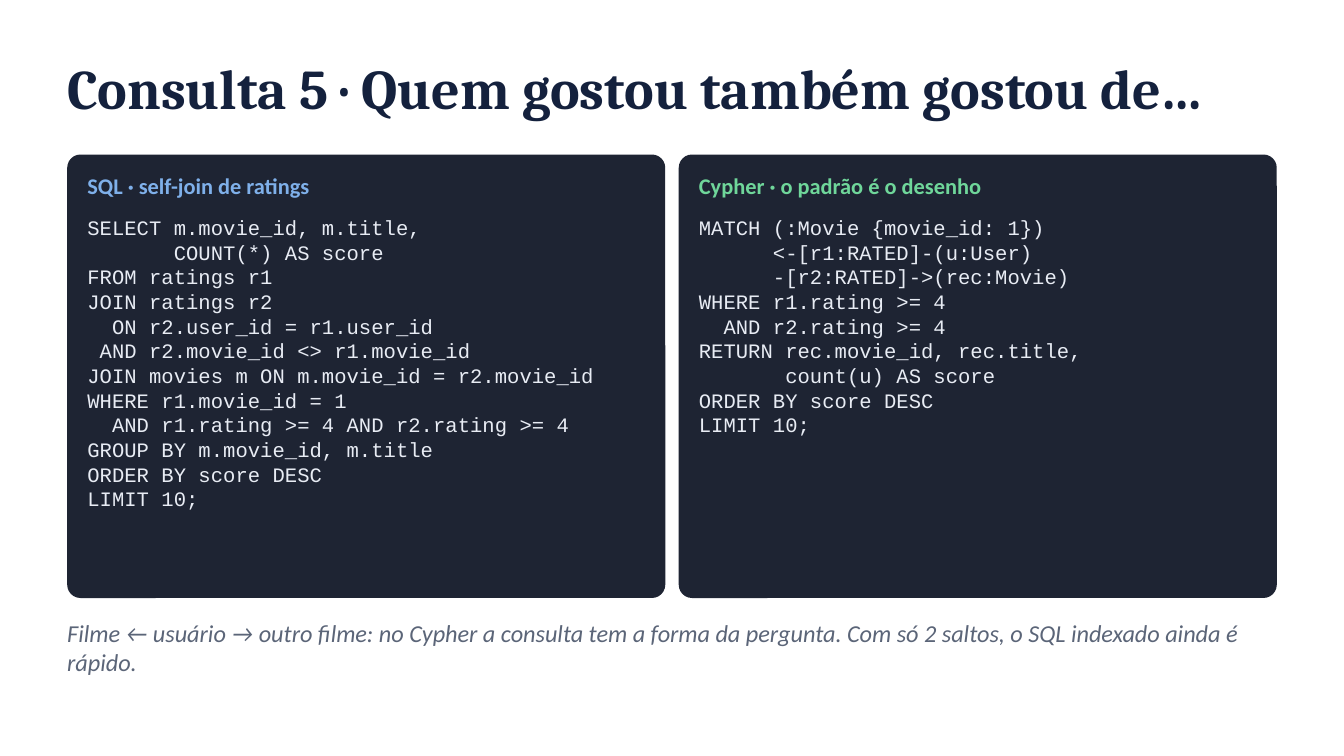
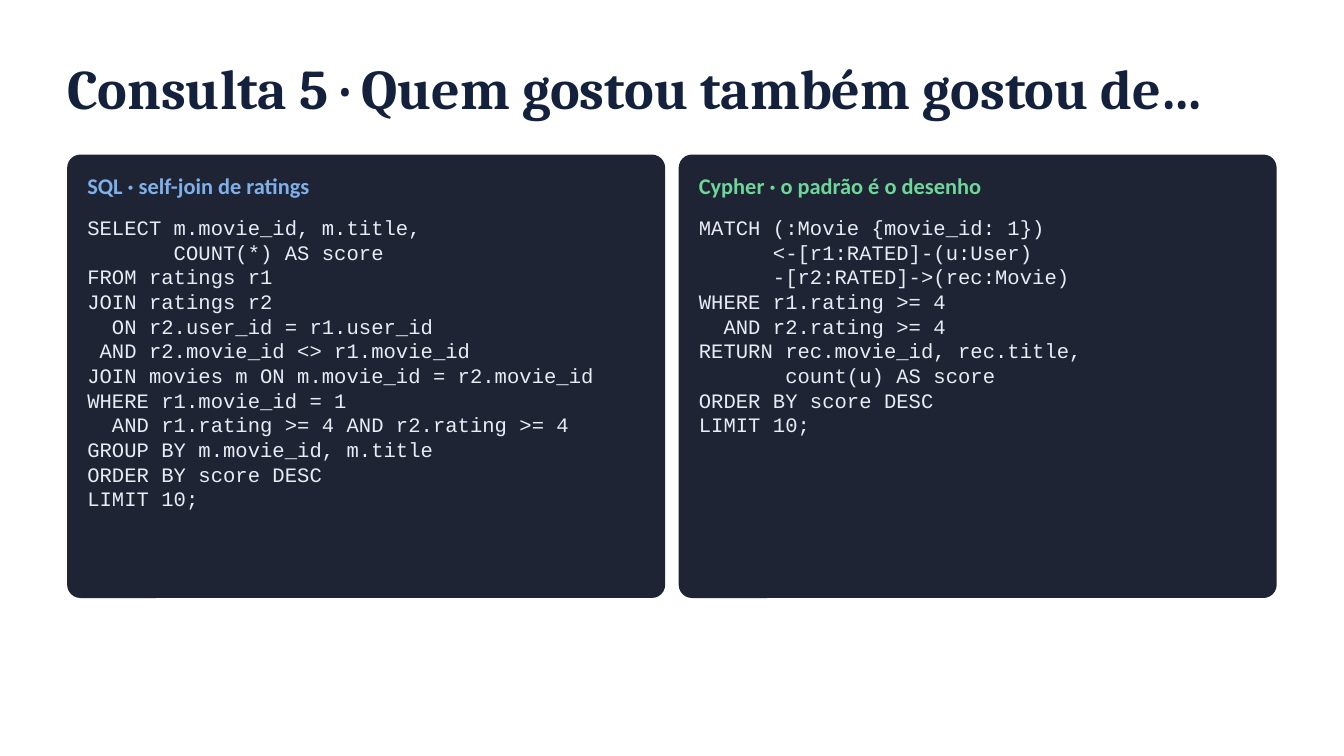
Before and after one commit to FineiasAntonio/BancoDeDados, a slide deck: slide 10 of docs/apresentacao.pptx (slide 11 before the commit). Drawn at 1344x756 pixels with LibreOffice and Linux fonts; fonts in the diff are those of the drawing. Boxes give left, top, right and bottom in pixels: in the first picture for what was removed or moved away, otherwise in the second. Text is boxed around its words. In the diff, an @@ line names an element or a change of style, - is before the commit and + after.

```diff
--- a/docs/apresentacao.pptx
+++ b/docs/apresentacao.pptx
@@ text removed at (x1=67, y1=625, x2=1238, y2=675) @@
-Filme ← usuário → outro filme: no Cypher a consulta tem a forma da pergunta. Com só 2 saltos, o SQL indexado ainda é rápido.
```
Also in this commit, not shown: 9 other slides changed, 2 slides removed.
